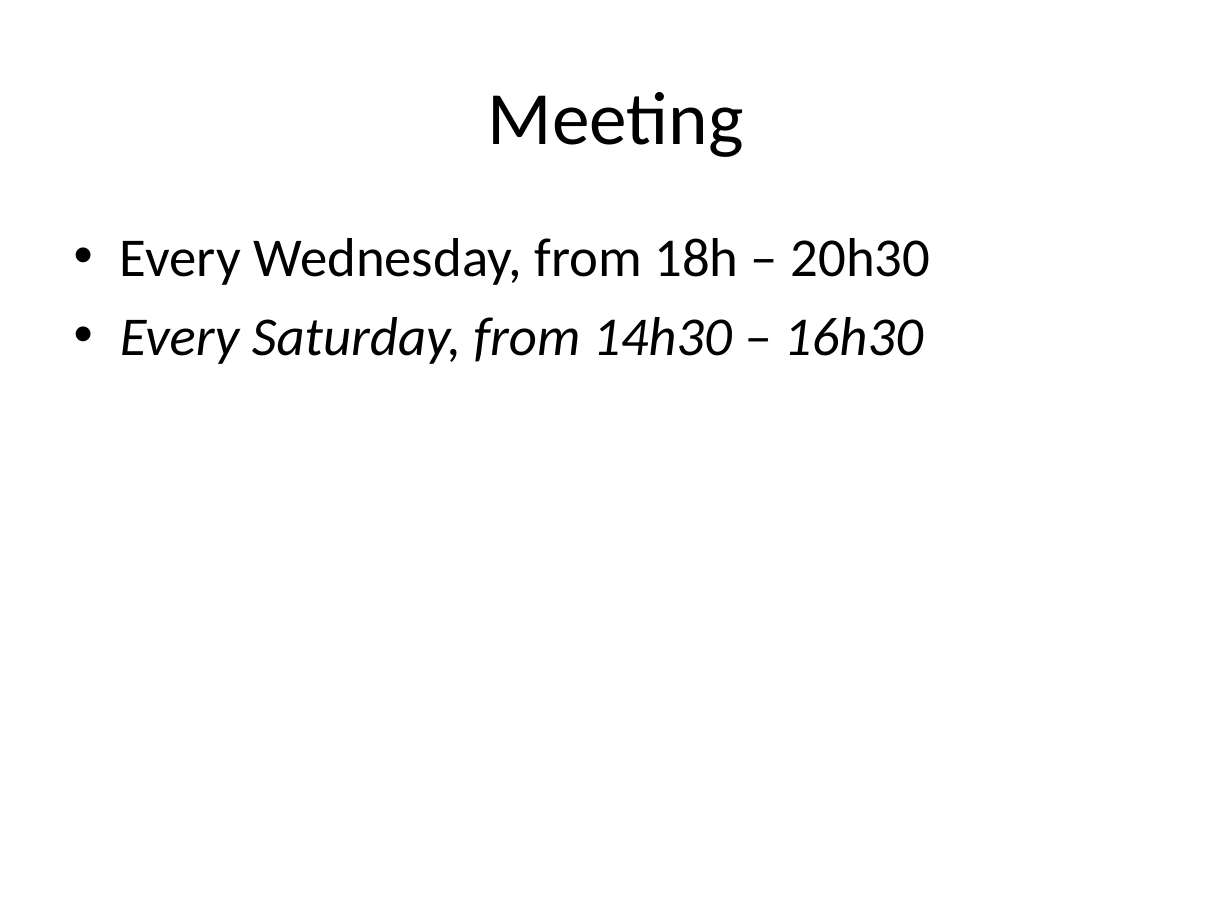
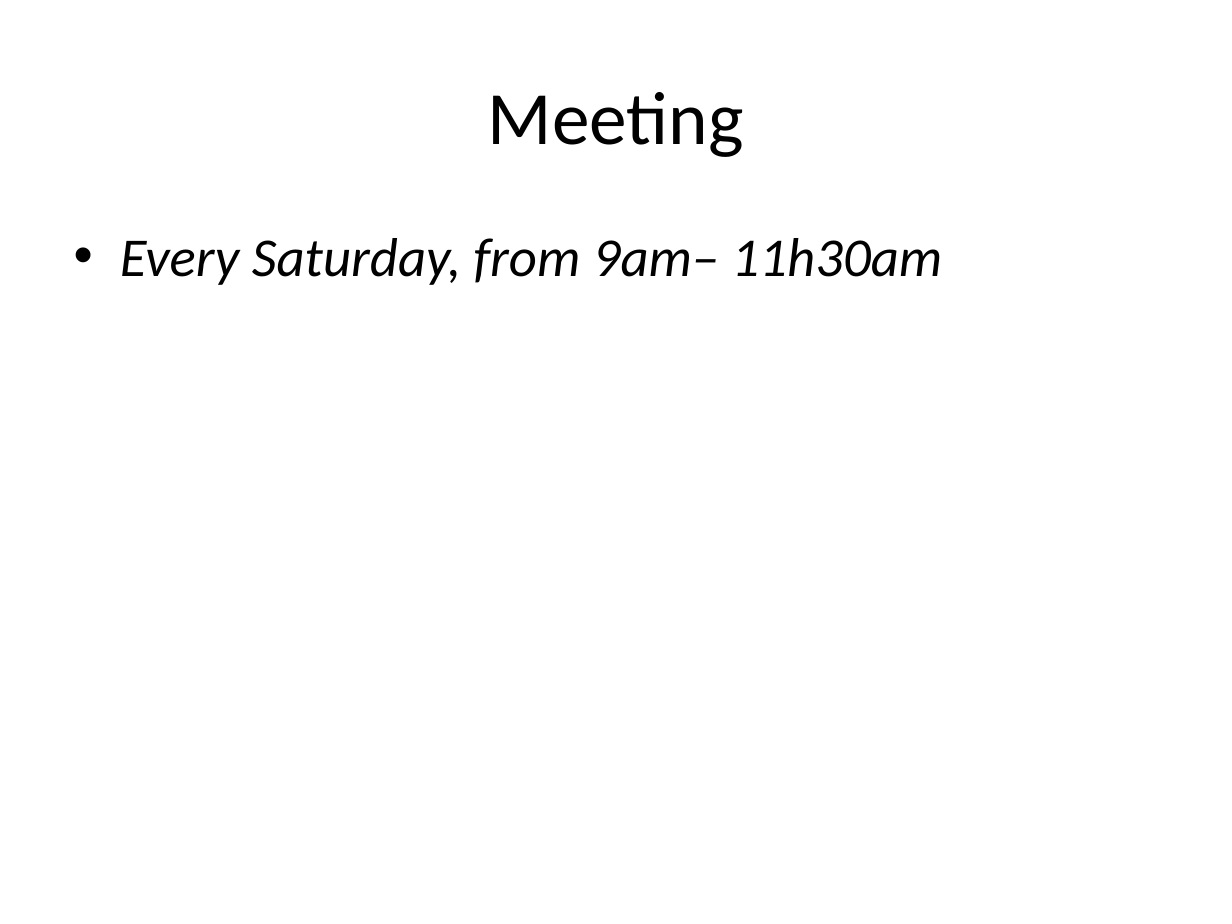
Before and after one commit to oghenez/trade-software, a slide deck: slide 3 of Documentation/Project Management/Communication Plan.ppt. Drawn at 1232x924 pixels with LibreOffice and Linux fonts; fonts in the diff are those of the drawing. Boxes give left, top, right and bottom in pixels: in the first picture for what was removed or moved away, otherwise in the second. Text is boxed around its words. In the diff, an @@ line names an element or a change of style, - is before the commit and + after.

```diff
--- a/Documentation/Project Management/Communication Plan.ppt
+++ b/Documentation/Project Management/Communication Plan.ppt
@@ text at [120,238,943,285]: text changed @@
-• Every Wednesday, from 18h – 20h30
-• Every Saturday, from 14h30 – 16h30
+• Every Saturday, from 9am– 11h30am
```
Also in this commit, not shown: 1 other slide changed, 1 slide added.
